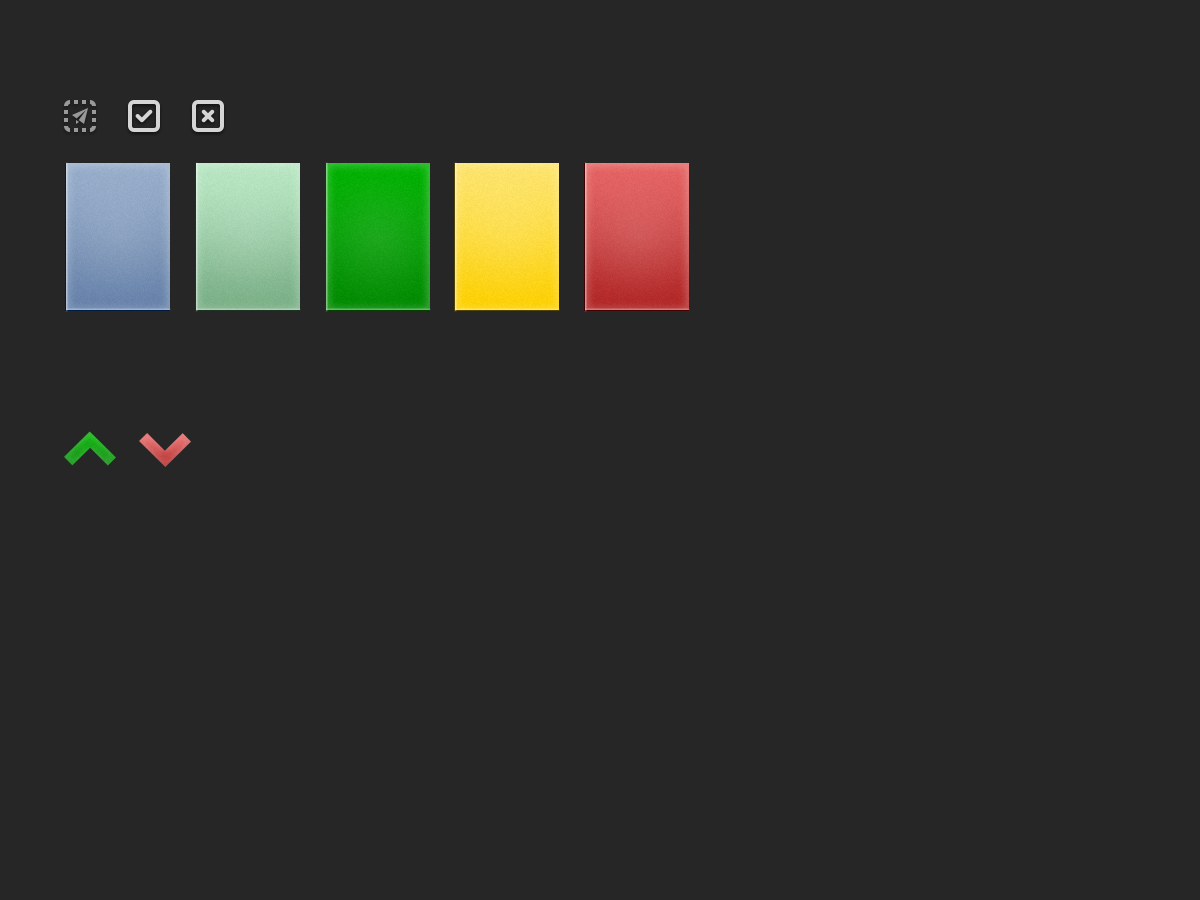
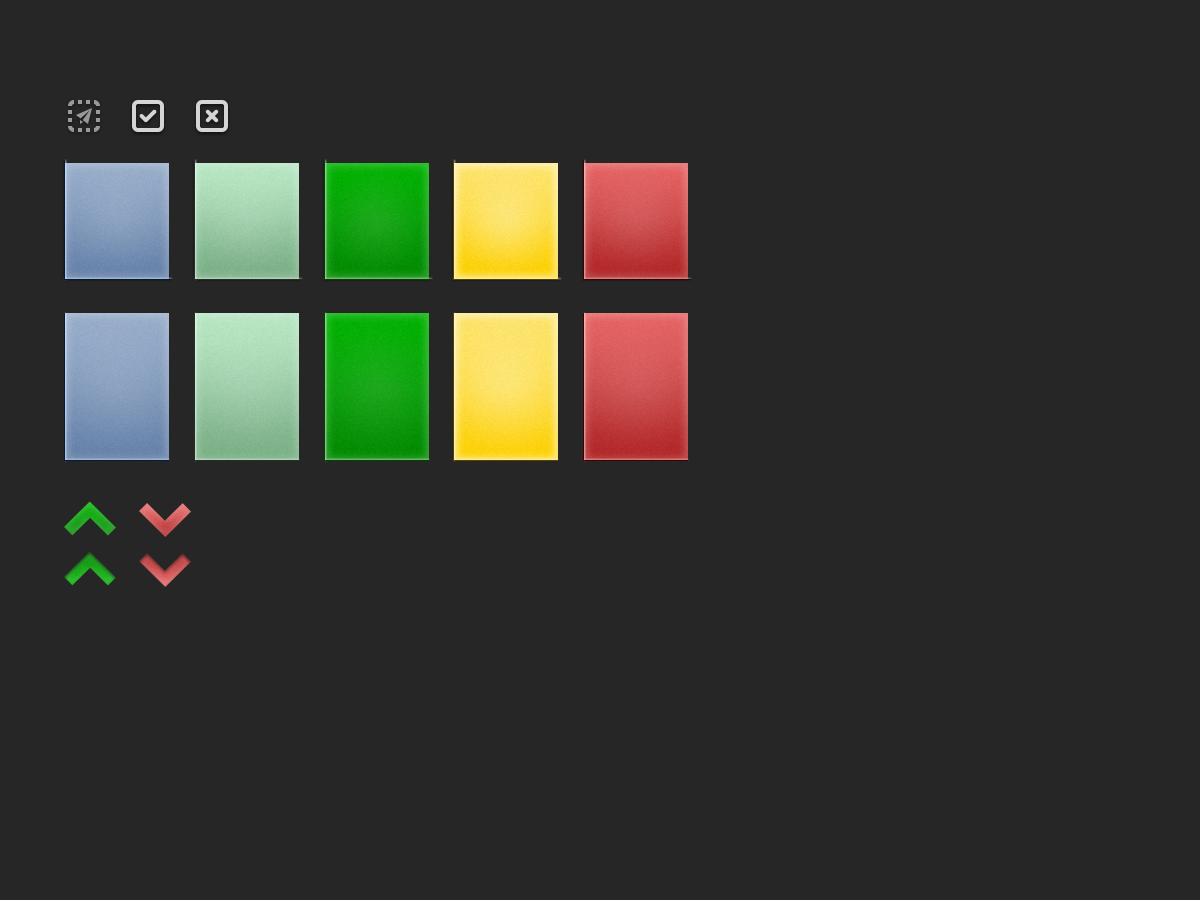
Comparing the layer stacks of the two 1200 × 900 images. Changes:
removed group "Icons [32x32]" (33 layers) over [64, 100, 689, 467]
"Post": opacity 90% → 100%, moved it out of group "Icons [32x32]" over [64, 100, 691, 587]
added group "Metadata backgrounds" with 30 layers in group "Post" over [64, 160, 691, 280]
moved "Question" out of group "Icons [32x32]" over [64, 163, 689, 467]
painted on "Background highlight" (5th of 8, in "Question" › "Question row metadata" › "question-row-metadata-normal-background@2x.png") over [65, 163, 170, 461]
painted on "Background" (7th of 14, in "Question" › "Question row metadata" › "question-row-metadata-normal-background@2x.png") over [65, 163, 170, 461]
painted on "Background highlight" (6th of 8, in "Question" › "Question row metadata" › "question-row-metadata-cool-background@2x.png") over [195, 163, 300, 461]
painted on "Background" (8th of 14, in "Question" › "Question row metadata" › "question-row-metadata-cool-background@2x.png") over [195, 163, 300, 461]
painted on "Background" (9th of 14, in "Question" › "Question row metadata" › "question-row-metadata-accepted-background@2x.png") over [325, 163, 430, 461]
painted on "Background" (10th of 14, in "Question" › "Question row metadata" › "question-row-metadata-accepted-background@2x.png") over [325, 163, 430, 461]
painted on "Background highlight" (7th of 8, in "Question" › "Question row metadata" › "question-row-metadata-bad-background@2x.png") over [454, 163, 559, 461]
painted on "Background" (11th of 14, in "Question" › "Question row metadata" › "question-row-metadata-bad-background@2x.png") over [454, 163, 559, 461]
added group "Backgrounds" with 2 layers over [62, 100, 692, 587]
moved "Background" (14th of 14, in "Backgrounds") into group "Backgrounds" over [62, 100, 692, 587]
…and 47 more changes (30 added, 5 moved_by, 12 painted, 5 renamed, 5 stack)
